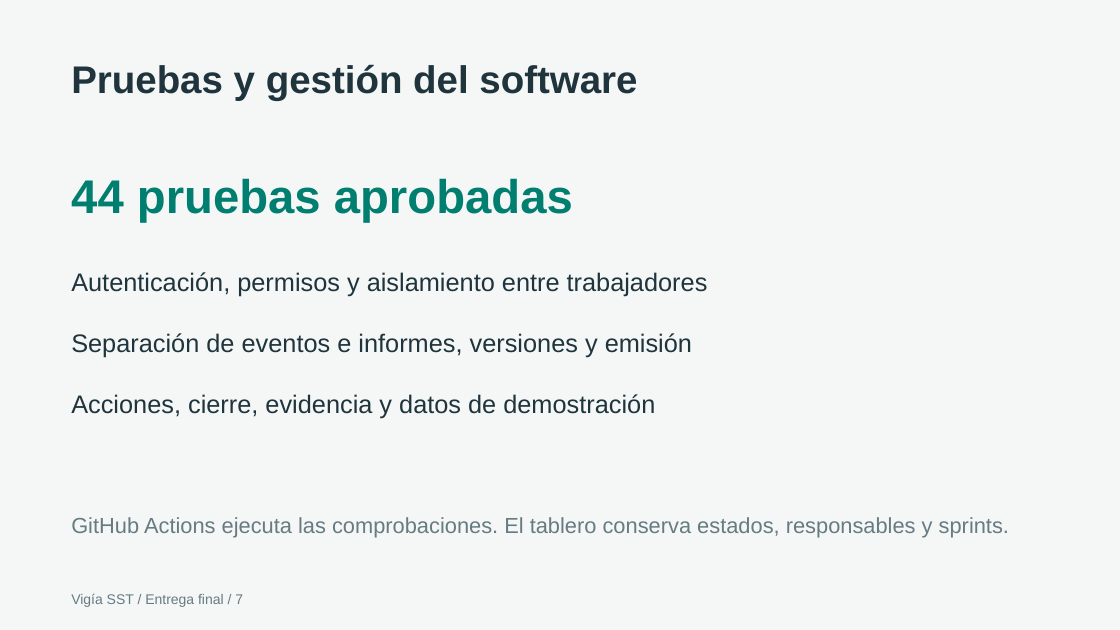
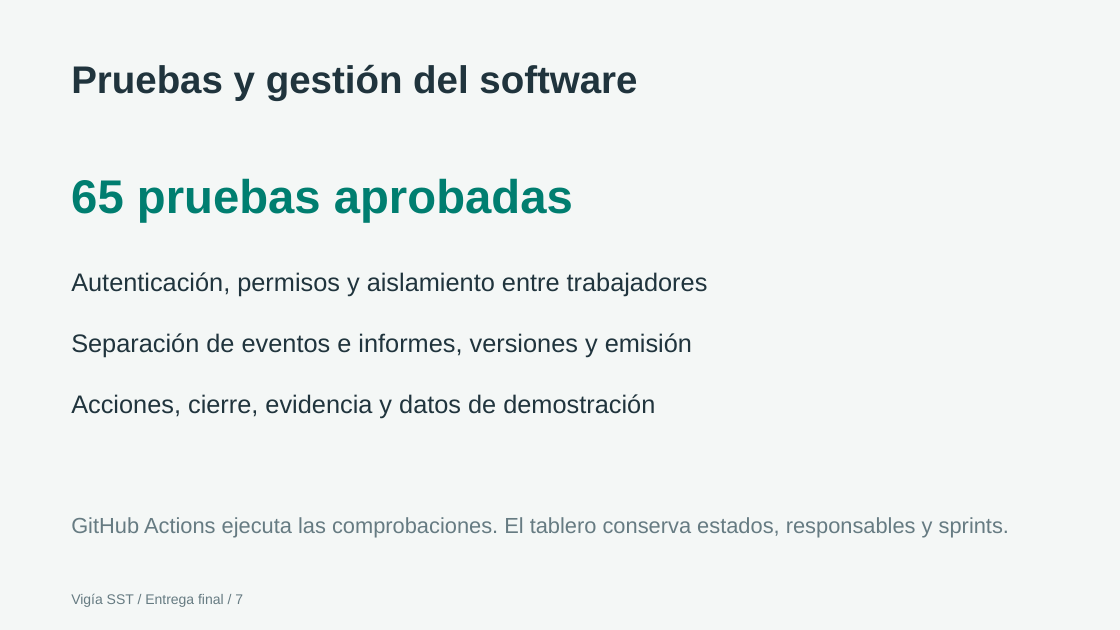
Before and after one commit to HEFRA-ws/ProyectoIngSoftware, a slide deck: slide 7 of docs/Presentacion-Final-Vigia-SST.pptx. Drawn at 1120x630 pixels with LibreOffice and Linux fonts; fonts in the diff are those of the drawing. Boxes give left, top, right and bottom in pixels: in the first picture for what was removed or moved away, otherwise in the second. Text is boxed around its words. In the diff, an @@ line names an element or a change of style, - is before the commit and + after.

```diff
--- a/docs/Presentacion-Final-Vigia-SST.pptx
+++ b/docs/Presentacion-Final-Vigia-SST.pptx
@@ text at box(71, 178, 573, 223): text changed @@
-44 pruebas aprobadas
+65 pruebas aprobadas
```
Also in this commit, not shown: 1 other slide changed, 15 other files.
